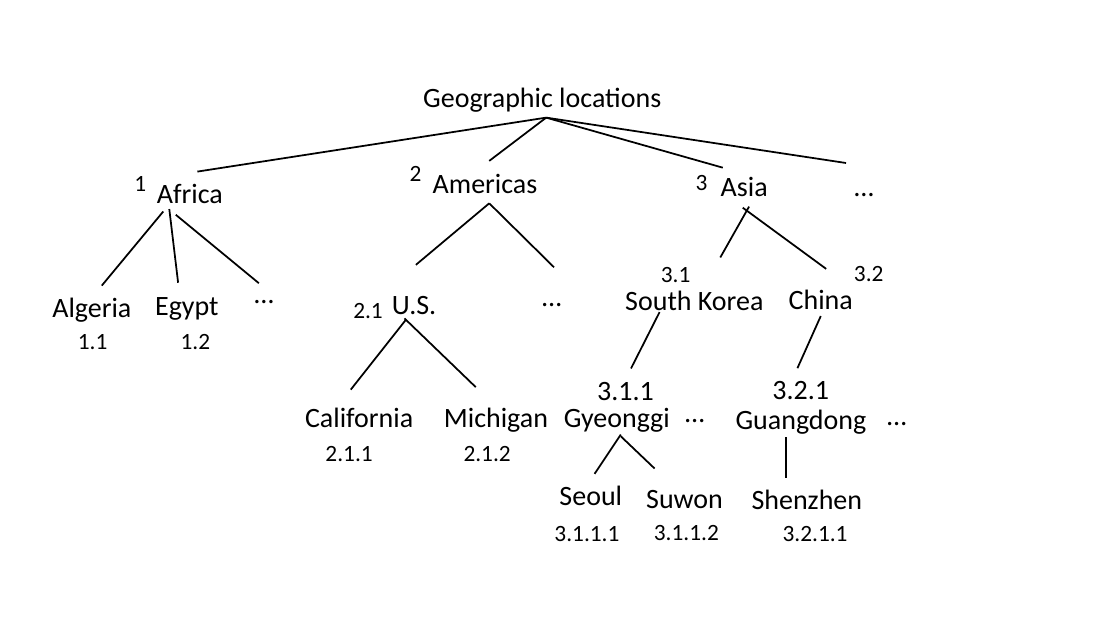
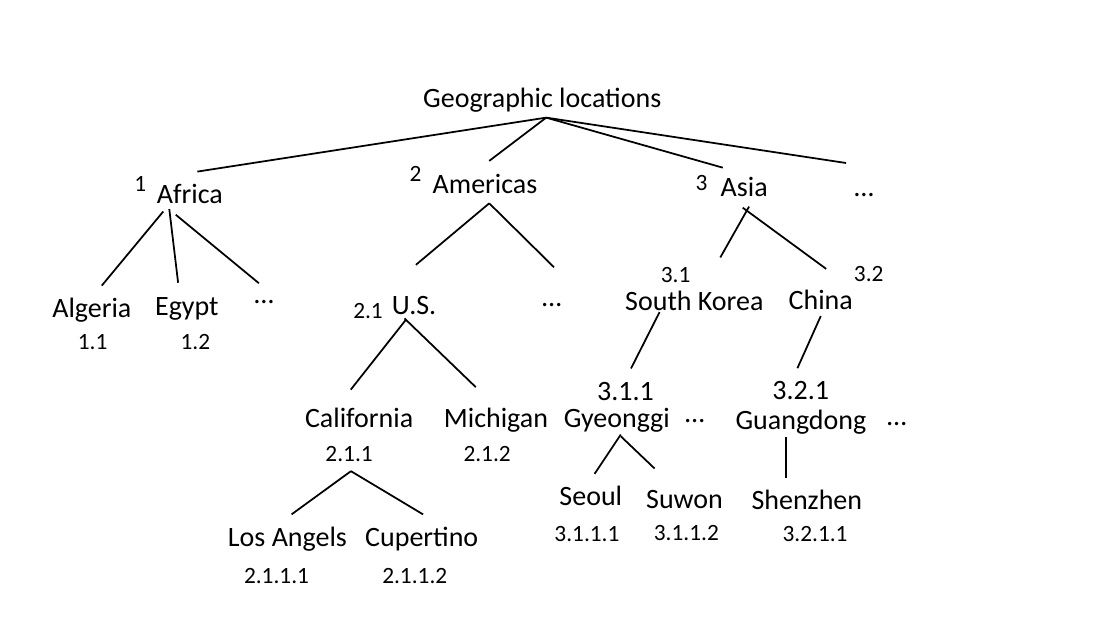
Before and after one commit to jiahenglu/taxonomy, a slide deck: slide 2 of figures/taxonomy.pptx. Drawn at 1120x630 pixels with LibreOffice and Linux fonts; fonts in the diff are those of the drawing. Boxes give left, top, right and bottom in pixels: in the first picture for what was removed or moved away, otherwise in the second. Text is boxed around its words. In the diff, an @@ line names an element or a change of style, - is before the commit and + after.

```diff
--- a/figures/taxonomy.pptx
+++ b/figures/taxonomy.pptx
@@ line added from (351, 471) to (292, 514), #000000 1.5 pt @@
@@ line added from (351, 471) to (423, 514), #000000 1.5 pt @@
@@ text added at [228,526,347,551], 24 pt, text #000000 @@
+Los Angels
@@ text added at [365,526,478,551], 24 pt, text #000000 @@
+Cupertino
@@ text added at [244,568,309,583], 20 pt, text #000000 @@
+2.1.1.1
@@ text added at [382,568,447,583], 20 pt, text #000000 @@
+2.1.1.2
```
Also in this commit, not shown: 1 other slide changed, 2 slides added, 1 slide removed, 12 other files.
